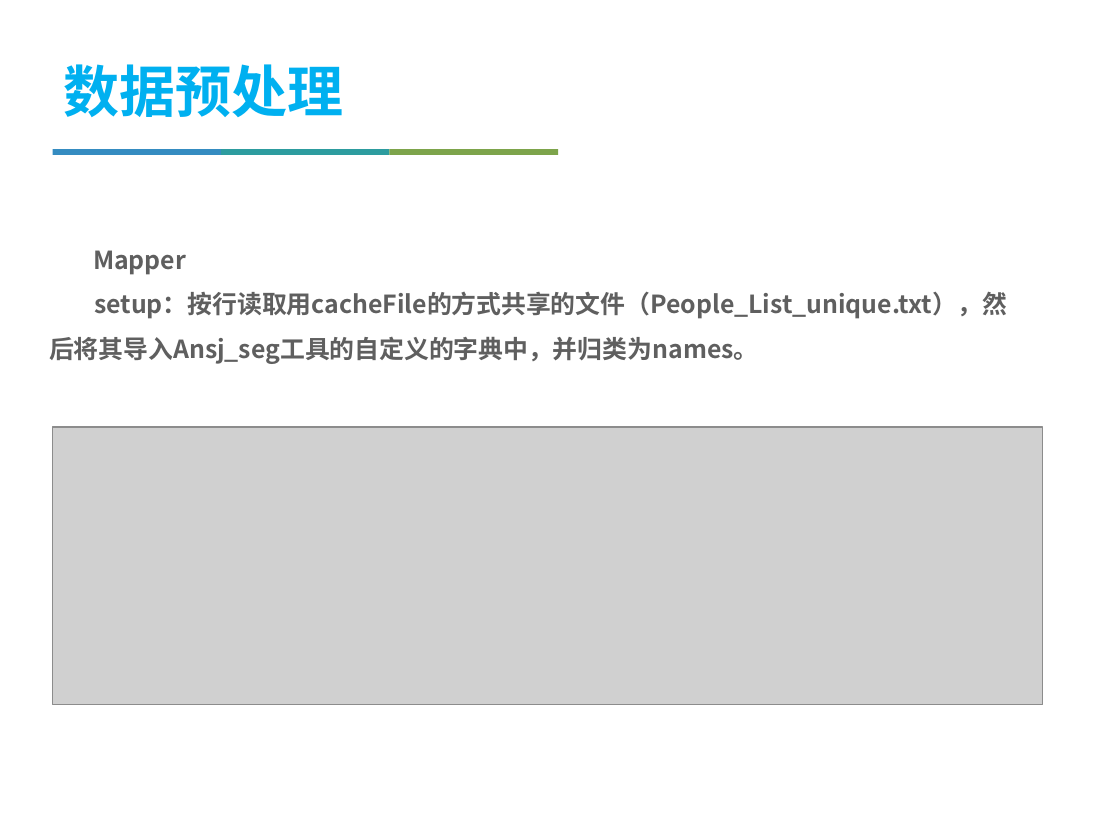
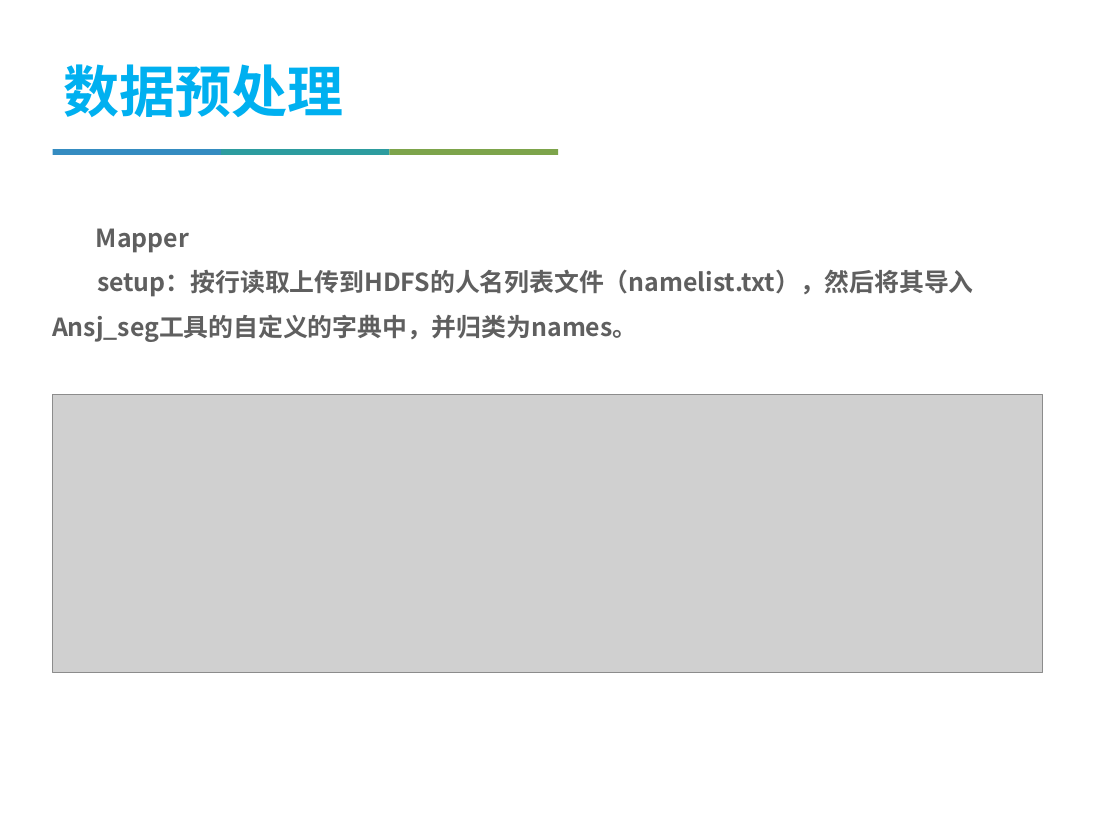
Before and after one commit to jiyizheng/bigdata, a slide deck: slide 7 of mp.pptx. Drawn at 1120x840 pixels with LibreOffice and Linux fonts; fonts in the diff are those of the drawing; grey boxes stand for pictures; background and template pictures are left out. Boxes give left, top, right and bottom in pixels: in the first picture for what was removed or moved away, otherwise in the second. Text is boxed around its words. In the diff, an @@ line names an element or a change of style, - is before the commit and + after.

```diff
--- a/mp.pptx
+++ b/mp.pptx
@@ text "Mapper" moved from (x1=49, y1=250, x2=1007, y2=364) to (x1=52, y1=228, x2=974, y2=342) @@
@@ text at (x1=52, y1=270, x2=974, y2=342): text changed @@
-setup：按行读取用cacheFile的方式共享的文件（People_List_unique.txt），然后将其导入Ansj_seg工具的自定义的字典中，并归类为names。
+setup：按行读取上传到HDFS的人名列表文件（namelist.txt），然后将其导入Ansj_seg工具的自定义的字典中，并归类为names。
@@ picture moved from (x1=53, y1=427, x2=1043, y2=704) to (x1=53, y1=394, x2=1043, y2=672) @@
```
Also in this commit, not shown: 8 other slides changed, 7 slides added, 10 slides removed, 2 other files.
